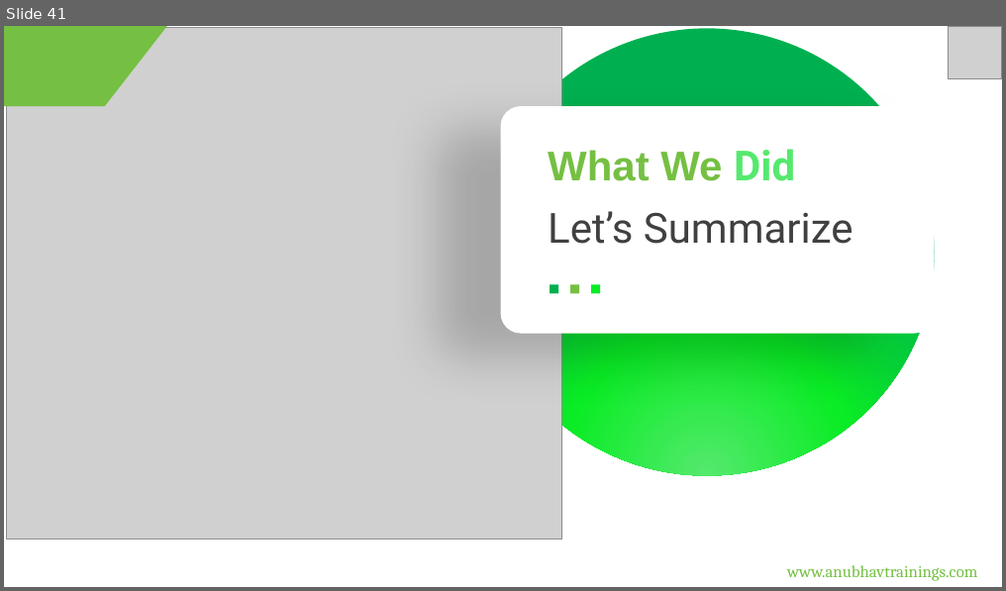
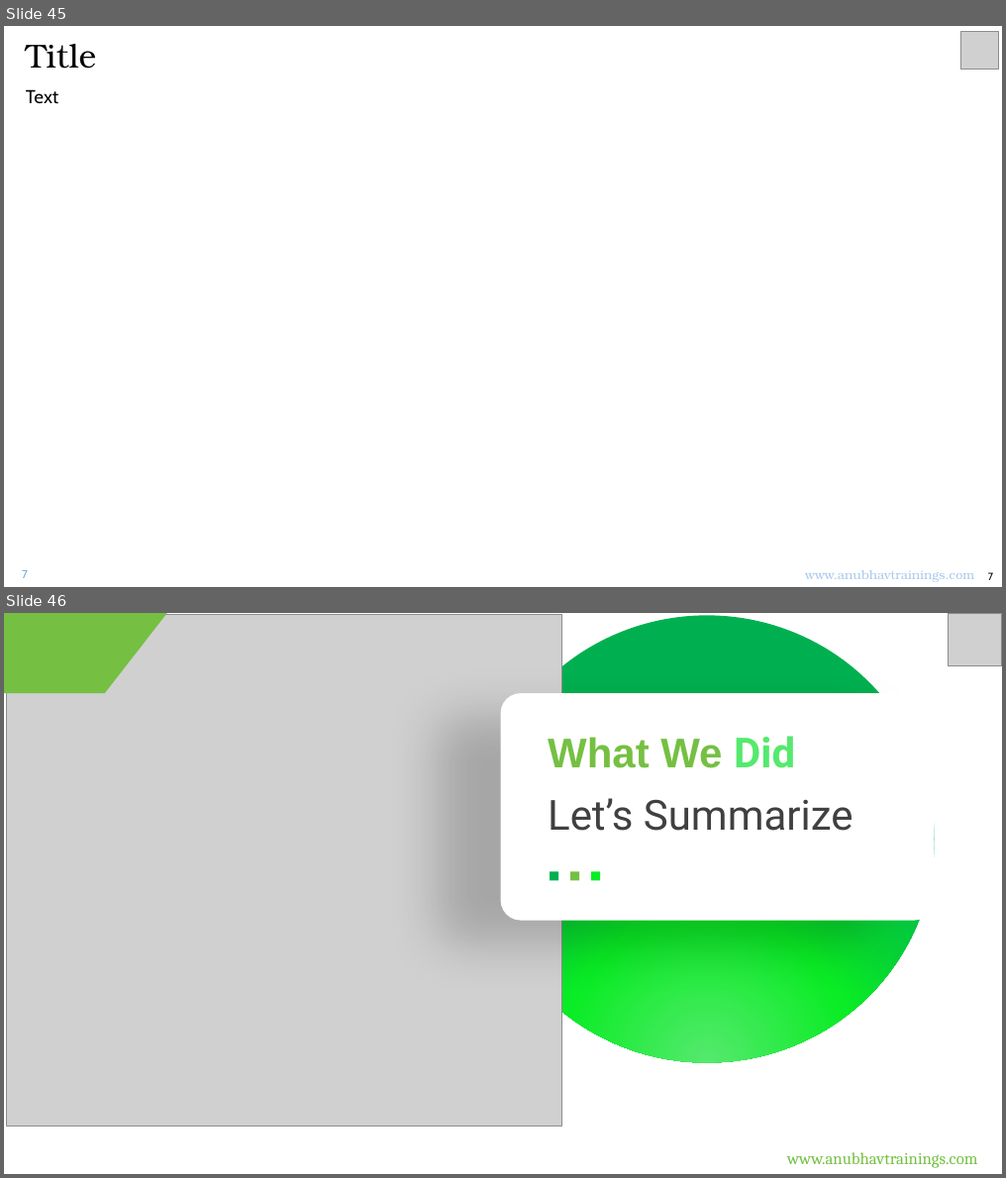
Before and after one commit to soyuztechnologies/typescript_training_capm, a slide deck: Day 2/DAY-2.pptx. Shown one above the other, each under a label of ours: slide 41 before the commit, slides 45 and 46 after it. The pictures are 1006x591 and 1006x1178 pixels, drawn with LibreOffice and Linux fonts; fonts in the diff are those of the drawing; grey boxes stand for pictures. Boxes give left, top, right and bottom in pixels: in the first picture for what was removed or moved away, otherwise in the second. Text is boxed around its words. In the diff, an @@ line names an element or a change of style, - is before the commit and + after.

Commit message:
Auto bot updater Anubhav Trainings

```diff
--- a/Day 2/DAY-2.pptx
+++ b/Day 2/DAY-2.pptx
@@ slide 45 added at (4, 26, 1002, 587), background #FFFFFF @@
@@ text added at (26, 44, 96, 69), 32 pt, text #000000 @@
+Title
@@ picture added at (960, 32, 998, 69) @@
@@ text added at (26, 89, 58, 104), 18 pt, text #000000 @@
+Text
@@ text added at (22, 570, 28, 578), 11 pt, text #71AAE0 @@
+7
@@ text added at (805, 570, 974, 582), 12 pt, text #A6CAEC @@
+www.anubhavtrainings.com
@@ text added at (988, 572, 993, 580), 10 pt, text #000000 @@
+7
@@ what was slide 41 is now slide 46 @@
```
Also in this commit, not shown: 4 other slides added, 2 other files.
